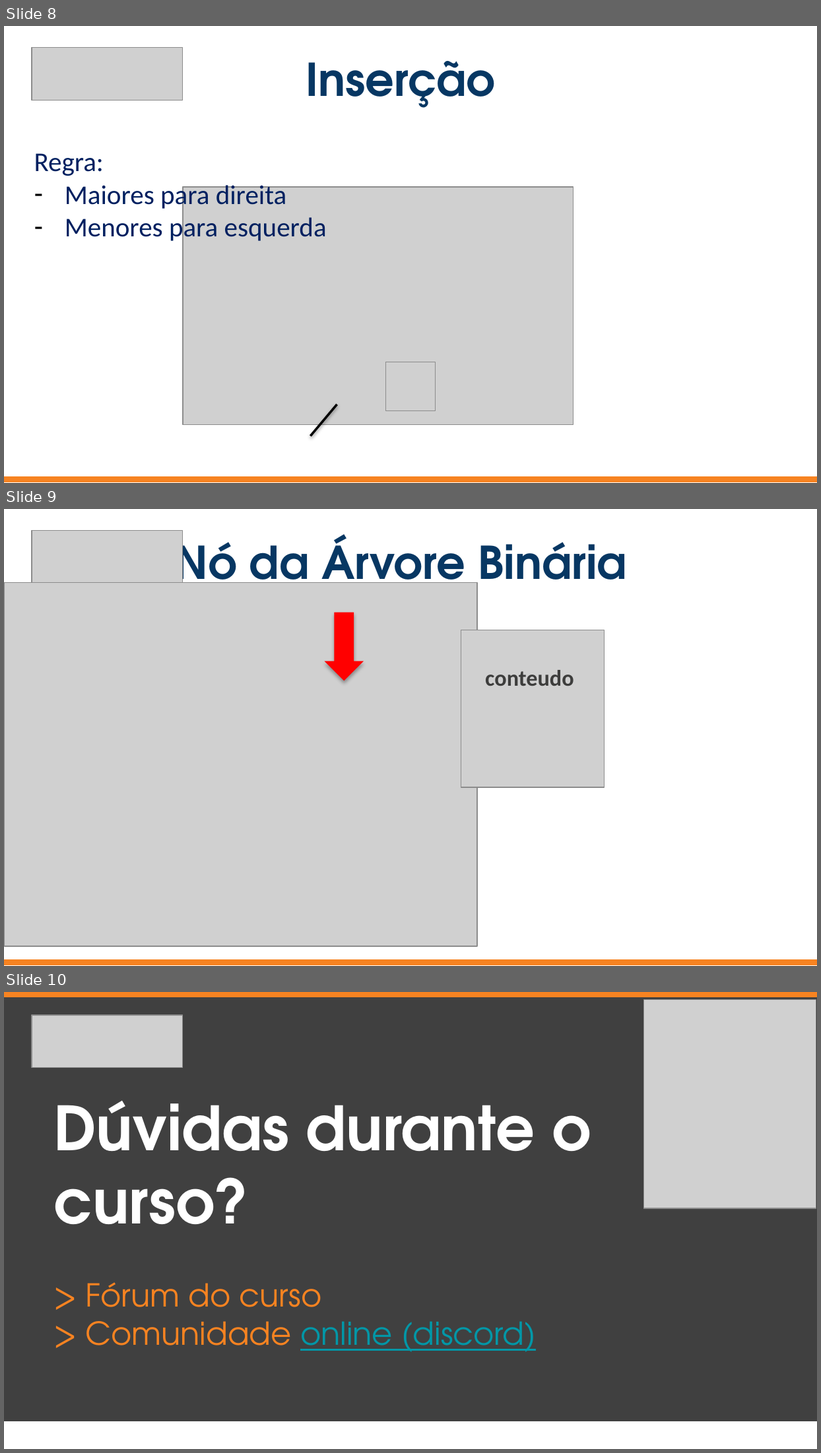
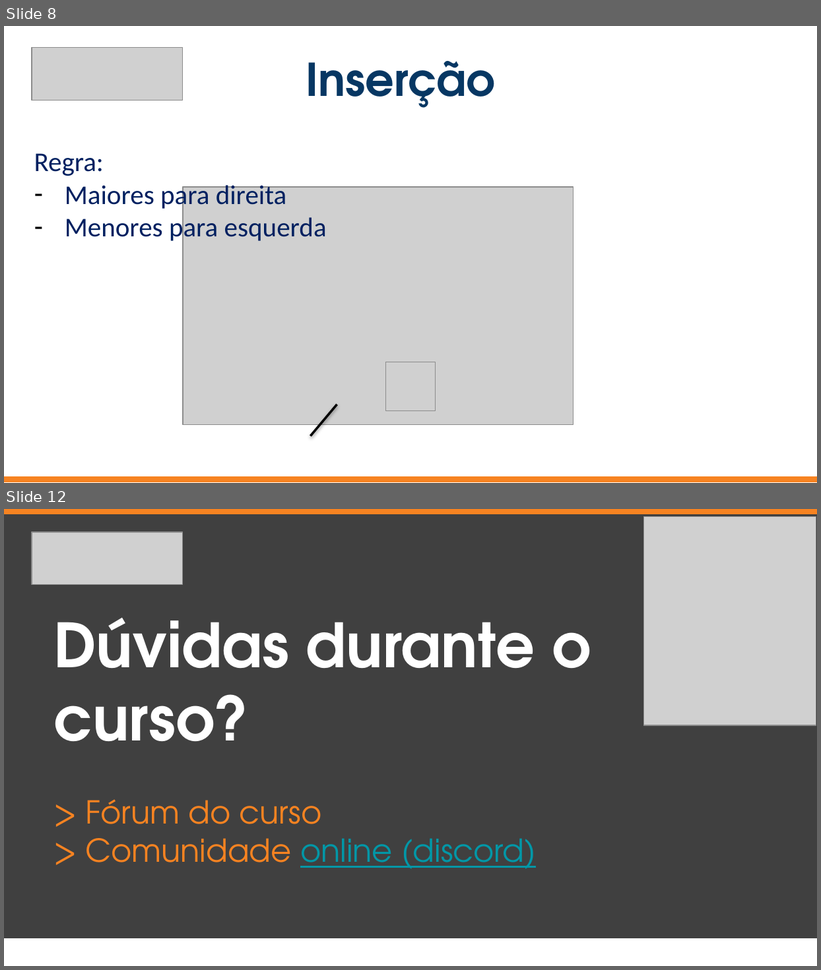
Before and after one commit to jrdutra/estruturaDeDadosJavaDio, a slide deck: apresentacoes/Aula7/Etapa4/Etapa4.pptx. Shown one above the other, each under a label of ours: slides 8, 9 and 10 before the commit, slides 8 and 12 after it; the slides between them are not shown. The pictures are 821x1453 and 821x970 pixels, drawn with LibreOffice and Linux fonts; fonts in the diff are those of the drawing; grey boxes stand for pictures. Boxes give left, top, right and bottom in pixels: in the first picture for what was removed or moved away, otherwise in the second. Text is boxed around its words. In the diff, an @@ line names an element or a change of style, - is before the commit and + after.

```diff
--- a/apresentacoes/Aula7/Etapa4/Etapa4.pptx
+++ b/apresentacoes/Aula7/Etapa4/Etapa4.pptx
@@ slide 9 removed at (4, 509, 817, 966), background #FFFFFF @@
@@ picture removed at (32, 531, 183, 584) @@
@@ subtitle removed at (174, 529, 627, 598) @@
-Nó da Árvore Binária
@@ picture removed at (4, 582, 477, 947) @@
@@ down arrow removed at (324, 612, 364, 681) @@
@@ picture removed at (461, 630, 604, 788) @@
@@ text removed at (485, 670, 574, 686) @@
-conteudo
@@ rectangle removed at (4, 960, 817, 965) @@
@@ what was slide 10 is now slide 12 @@
```
Also in this commit, not shown: 3 slides added.
